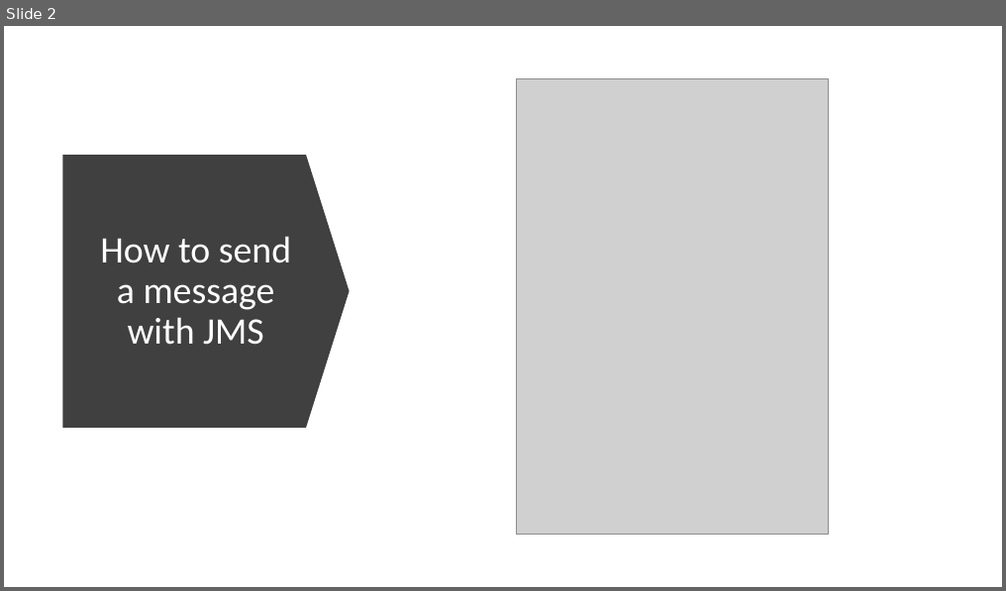
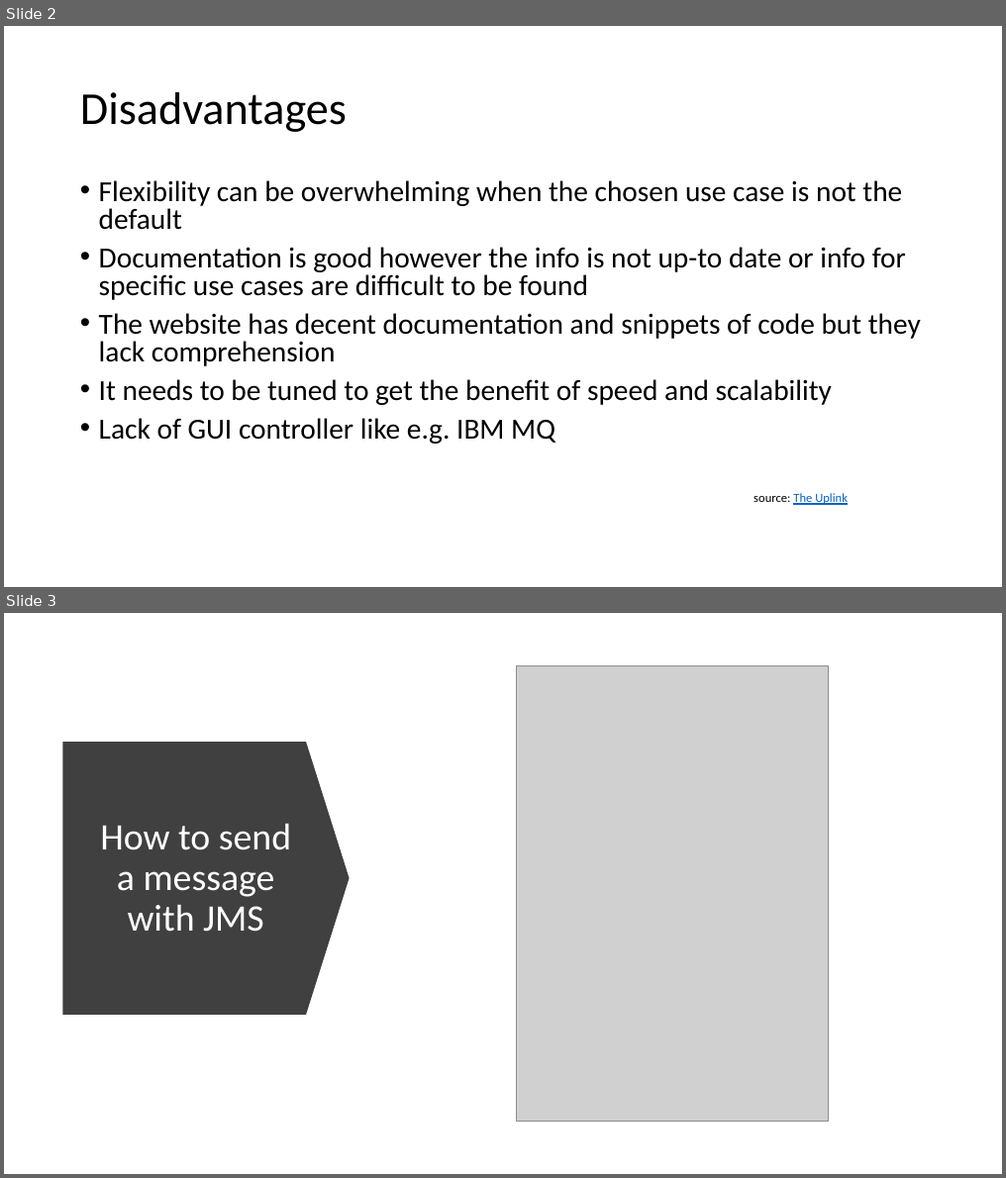
Before and after one commit to FontysVenlo/ActiveMQ_ESDE_FK, a slide deck: Diagrams/presentation.pptx. Shown one above the other, each under a label of ours: slide 2 before the commit, slides 2 and 3 after it. The pictures are 1006x591 and 1006x1178 pixels, drawn with LibreOffice and Linux fonts; fonts in the diff are those of the drawing; grey boxes stand for pictures. Boxes give left, top, right and bottom in pixels: in the first picture for what was removed or moved away, otherwise in the second. Text is boxed around its words. In the diff, an @@ line names an element or a change of style, - is before the commit and + after.

```diff
--- a/Diagrams/presentation.pptx
+++ b/Diagrams/presentation.pptx
@@ slide 2 added at [4,26,1002,587], background #FFFFFF @@
@@ title added at [80,92,347,132], 44 pt, text #000000 @@
+Disadvantages
@@ text added at [99,180,921,505], 28 pt, text #000000 @@
+• Flexibility can be overwhelming when the chosen use case is not the default
+• Documentation is good however the info is not up-to date or info for specific use cases are difficult to be found
+• The website has decent documentation and snippets of code but they lack comprehension
+• It needs to be tuned to get the benefit of speed and scalability
+• Lack of GUI controller like e.g. IBM MQ
+source: The Uplink
@@ what was slide 2 is now slide 3 @@
```
Also in this commit, not shown: 1 other slide added, 11 other files.
